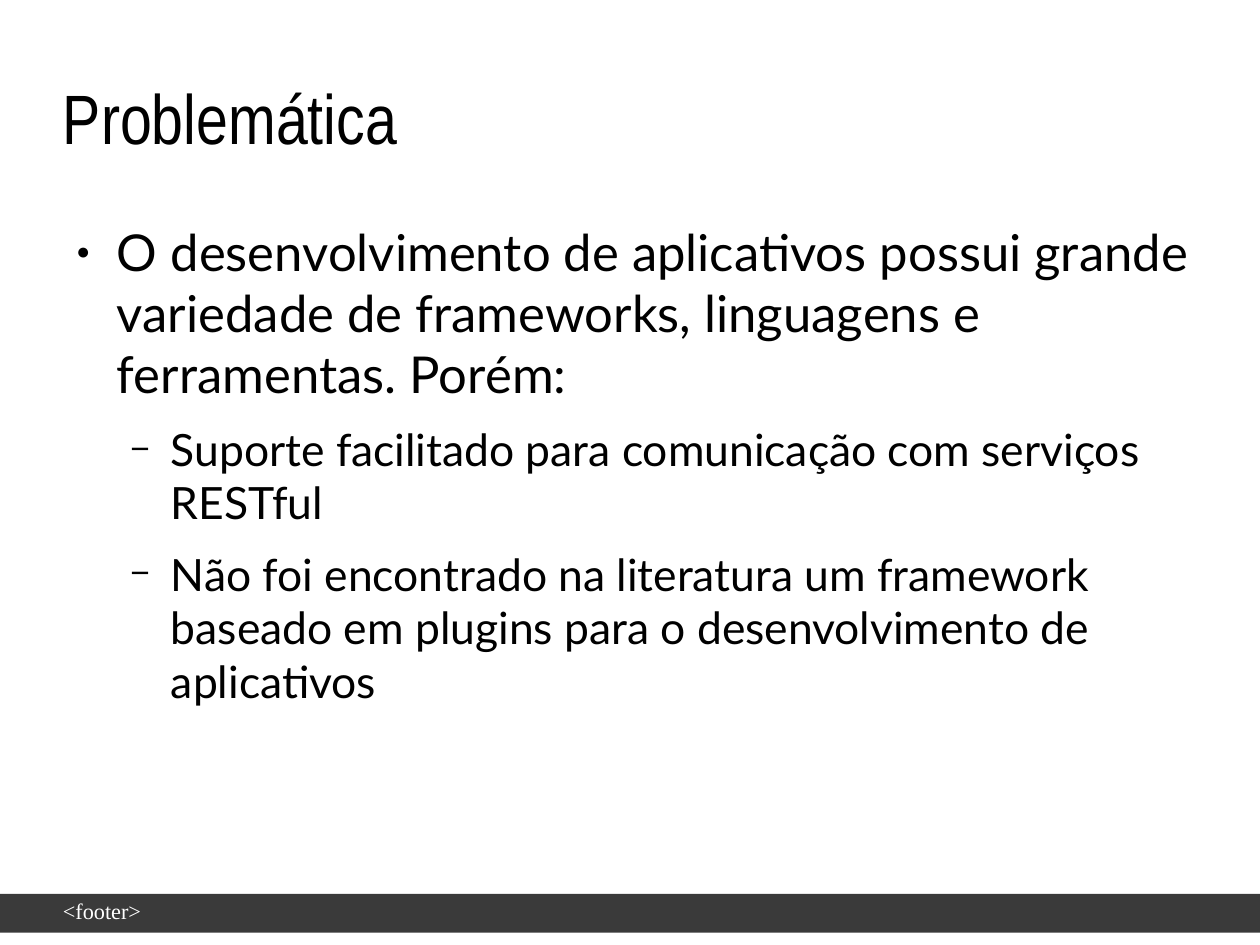
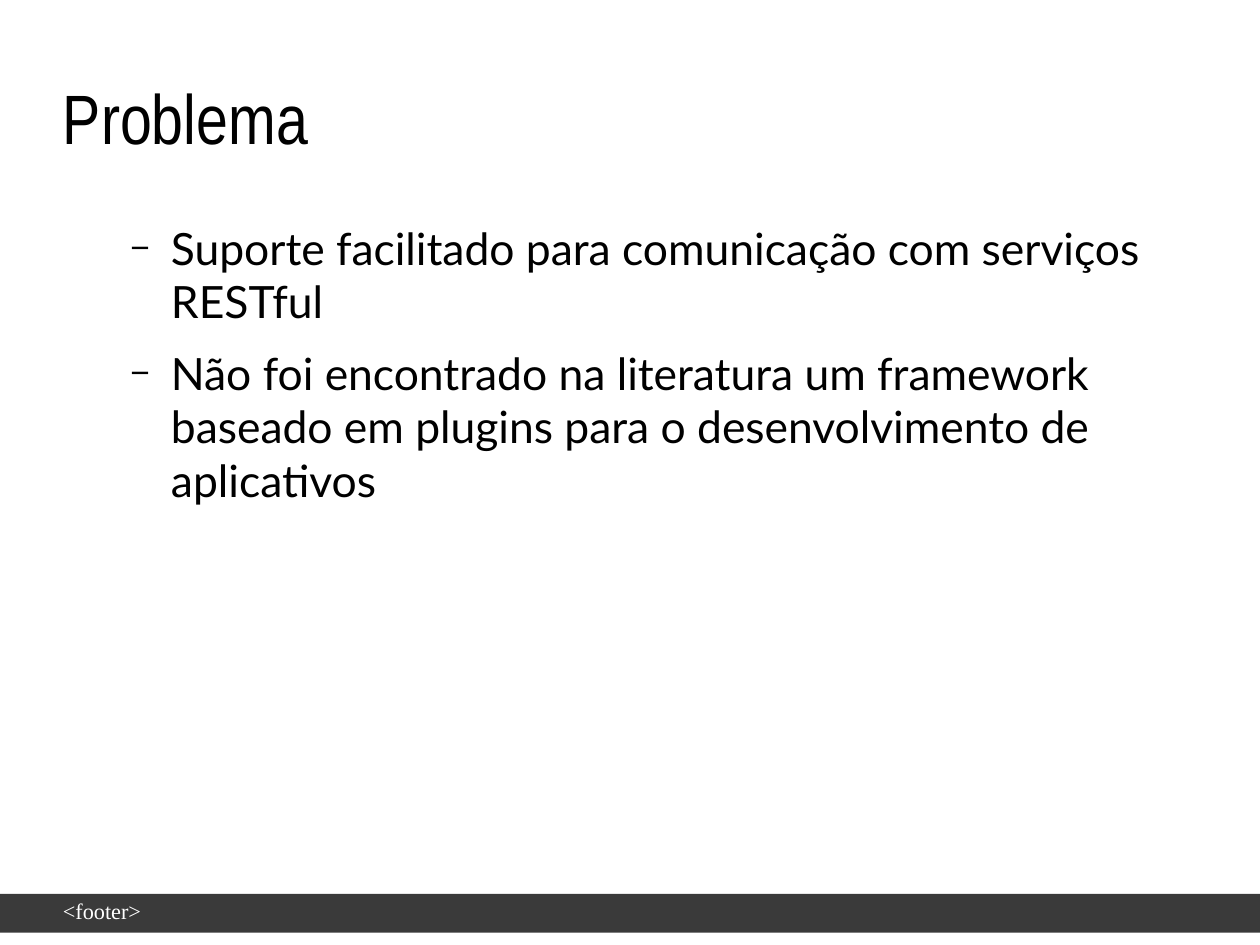
Before and after one commit to enoquesantos/tcc-latex, a slide deck: slide 4 of slide-defesa/Apresentação-EnoqueJoseneas.odp. Drawn at 1260x945 pixels with LibreOffice and Linux fonts; fonts in the diff are those of the drawing; background and template pictures are left out. Boxes give left, top, right and bottom in pixels: in the first picture for what was removed or moved away, otherwise in the second. Text is boxed around its words. In the diff, an @@ line names an element or a change of style, - is before the commit and + after.

```diff
--- a/slide-defesa/Apresentação-EnoqueJoseneas.odp
+++ b/slide-defesa/Apresentação-EnoqueJoseneas.odp
@@ title at box(63, 93, 308, 145): text changed @@
-Problemática
+Problema
@@ text at box(117, 233, 1188, 394): paragraph removed @@
-● O desenvolvimento de aplicativos possui grande variedade de frameworks, linguagens e ferramentas. Porém:
```
Also in this commit, not shown: 7 other slides changed, 2 slides removed.
